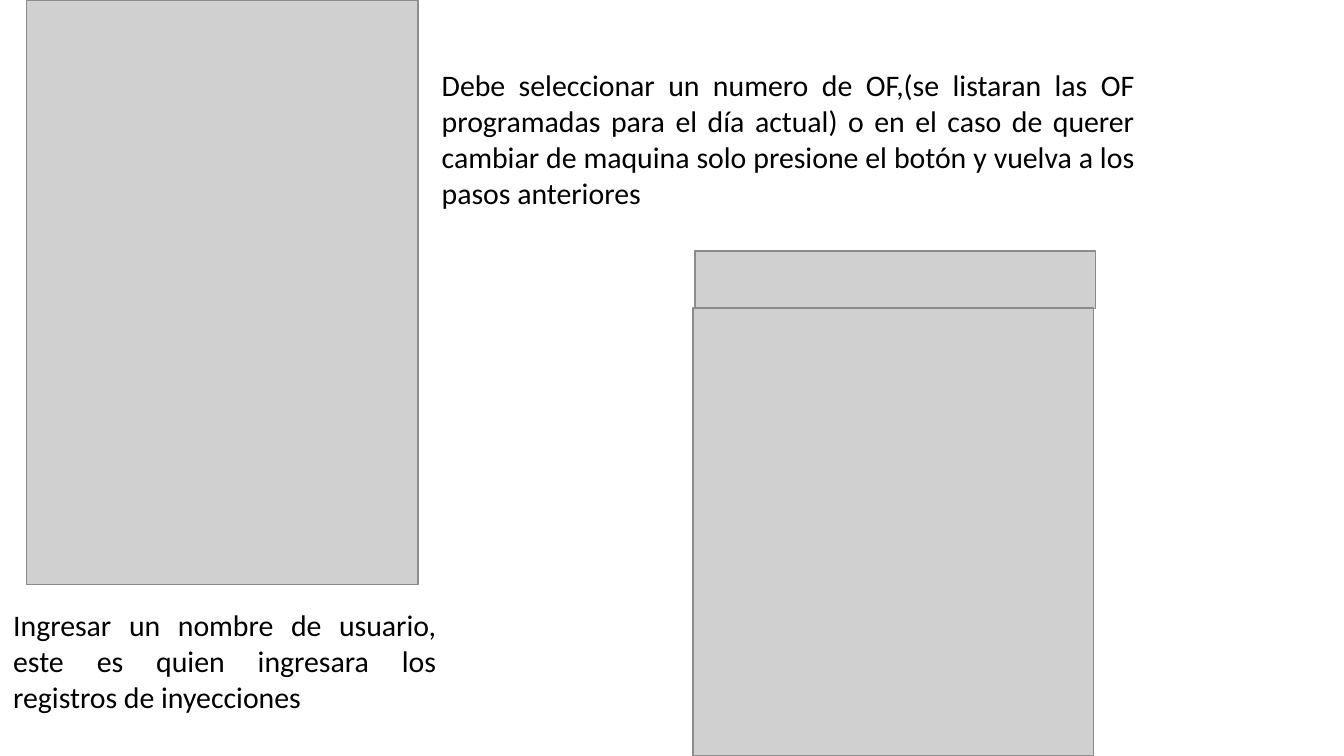
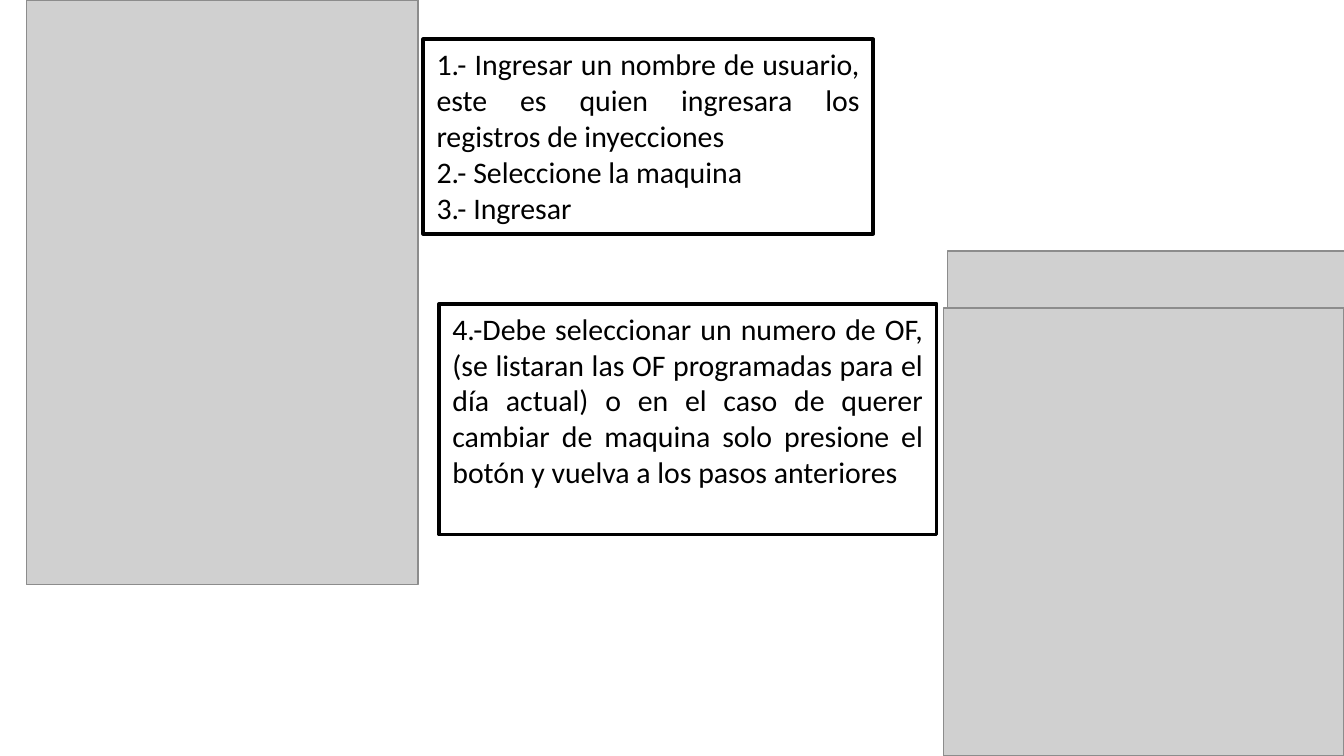
Before and after one commit to marcuxo/ariztindicador, a slide deck: slide 4 of server/public/descarga/CONTROL DE INYECCION.pptx. Drawn at 1344x756 pixels with LibreOffice and Linux fonts; fonts in the diff are those of the drawing; grey boxes stand for pictures; background and template pictures are left out. Boxes give left, top, right and bottom in pixels: in the first picture for what was removed or moved away, otherwise in the second. Text is boxed around its words. In the diff, an @@ line names an element or a change of style, - is before the commit and + after.

```diff
--- a/server/public/descarga/CONTROL DE INYECCION.pptx
+++ b/server/public/descarga/CONTROL DE INYECCION.pptx
@@ rectangle "1.- Ingresar un nombre de ..." at <box>423,39,874,234</box>: fill none to #FFFFFF; outline none to #000000 2 pt @@
@@ rectangle "1.- Ingresar un nombre de ...": place and size @@
-rectangle "1.- Ingresar un nombre de ..." at <box>13,615,436,713</box>
+rectangle "1.- Ingresar un nombre de ..." at <box>423,39,874,234</box>
@@ text in rectangle at <box>437,54,859,224</box>: text changed @@
-Ingresar un nombre de usuario, este es quien ingresara los registros de inyecciones
+1.- Ingresar un nombre de usuario, este es quien ingresara los registros de inyecciones
+2.- Seleccione la maquina
+3.- Ingresar
@@ picture: place and size @@
-picture at <box>695,251,1095,309</box>
+picture at <box>948,251,1344,309</box>
@@ rectangle "4.-Debe seleccionar un numero de ...": place and size @@
-rectangle "4.-Debe seleccionar un numero de ..." at <box>442,74,1134,209</box>
+rectangle "4.-Debe seleccionar un numero de ..." at <box>439,304,937,535</box>
@@ rectangle "4.-Debe seleccionar un numero de ..." at <box>439,304,937,535</box>: fill none to #FFFFFF; outline none to #000000 2 pt @@
@@ text in rectangle at <box>452,319,923,488</box>: text changed @@
-Debe seleccionar un numero de OF,(se listaran las OF programadas para el día actual) o en el caso de querer cambiar de maquina solo presione el botón y vuelva a los pasos anteriores
+4.-Debe seleccionar un numero de OF,(se listaran las OF programadas para el día actual) o en el caso de querer cambiar de maquina solo presione el botón y vuelva a los pasos anteriores
@@ picture: place and size @@
-picture at <box>694,308,1094,755</box>
+picture at <box>943,308,1344,755</box>
```
Also in this commit, not shown: 6 other slides changed, 1 slide added, 1 slide removed, 1 other file.
